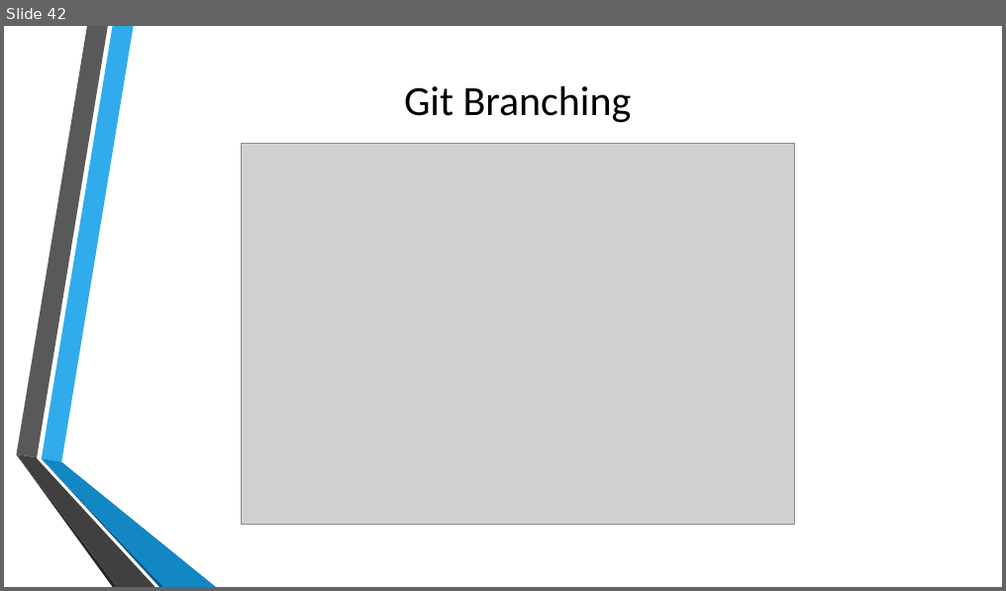
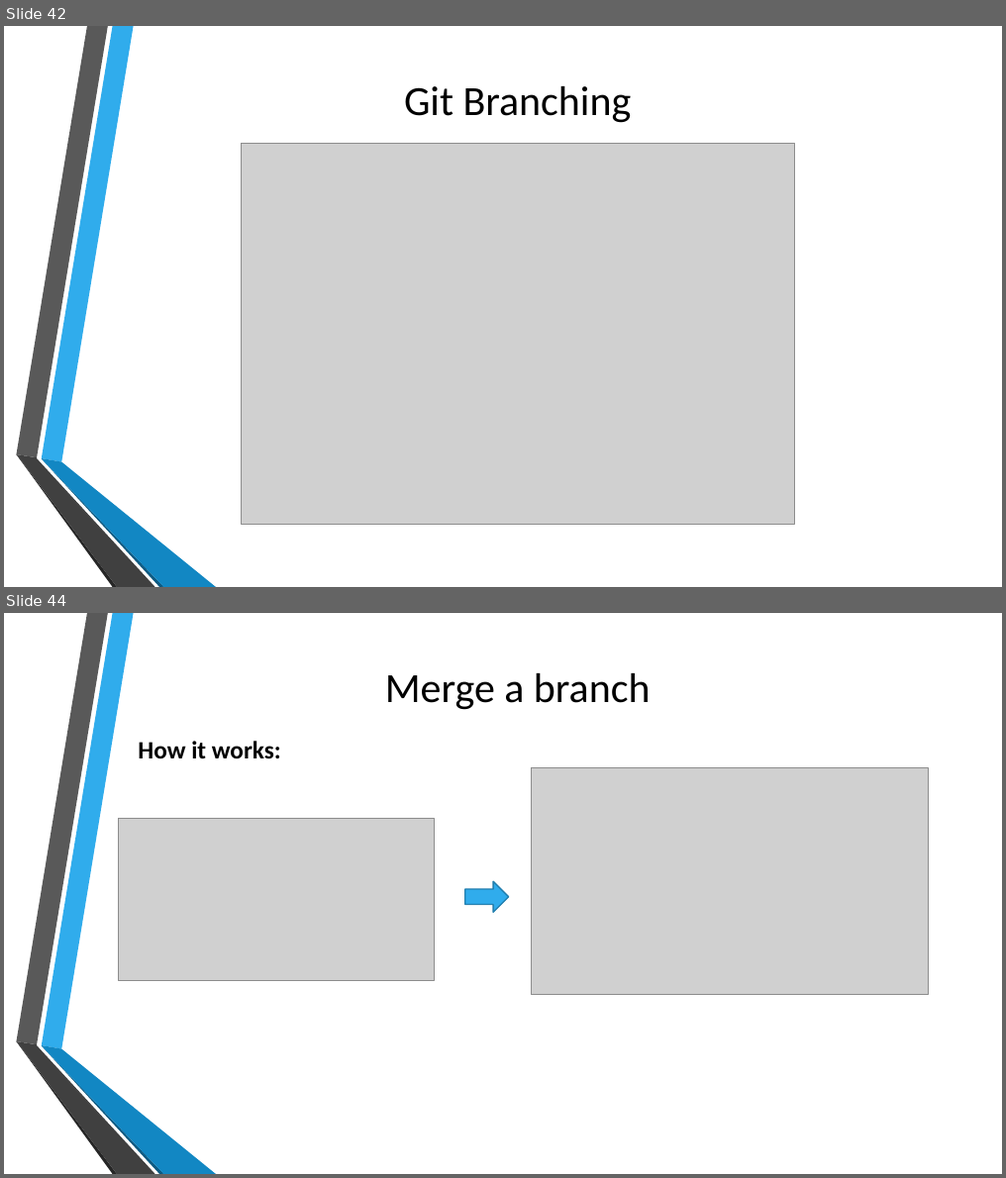
Before and after one commit to errol20/GitPPT, a slide deck: Version Control using Git.pptx. Shown one above the other, each under a label of ours: slide 42 before the commit, slides 42 and 44 after it; the slides between them are not shown. The pictures are 1006x591 and 1006x1178 pixels, drawn with LibreOffice and Linux fonts; fonts in the diff are those of the drawing; grey boxes stand for pictures; background and template pictures are left out. Boxes give left, top, right and bottom in pixels: in the first picture for what was removed or moved away, otherwise in the second. Text is boxed around its words. In the diff, an @@ line names an element or a change of style, - is before the commit and + after.

```diff
--- a/Version Control using Git.pptx
+++ b/Version Control using Git.pptx
@@ slide 44 added at box(4, 613, 1002, 1174), background picture (left out); not listed: 6 template elements that a slide beside it also shows @@
@@ title added at box(385, 673, 650, 710), 40 pt, text #000000 @@
+Merge a branch
@@ text added at box(138, 741, 281, 760), 24 pt, text #000000, bold @@
+How it works:
@@ picture added at box(531, 768, 928, 995) @@
@@ picture added at box(119, 818, 434, 980) @@
@@ right arrow added at box(465, 881, 509, 912), fill #30ACEC, outline #247FAF 1.25 pt @@
```
Also in this commit, not shown: 1 slide changed, 3 other slides added.
